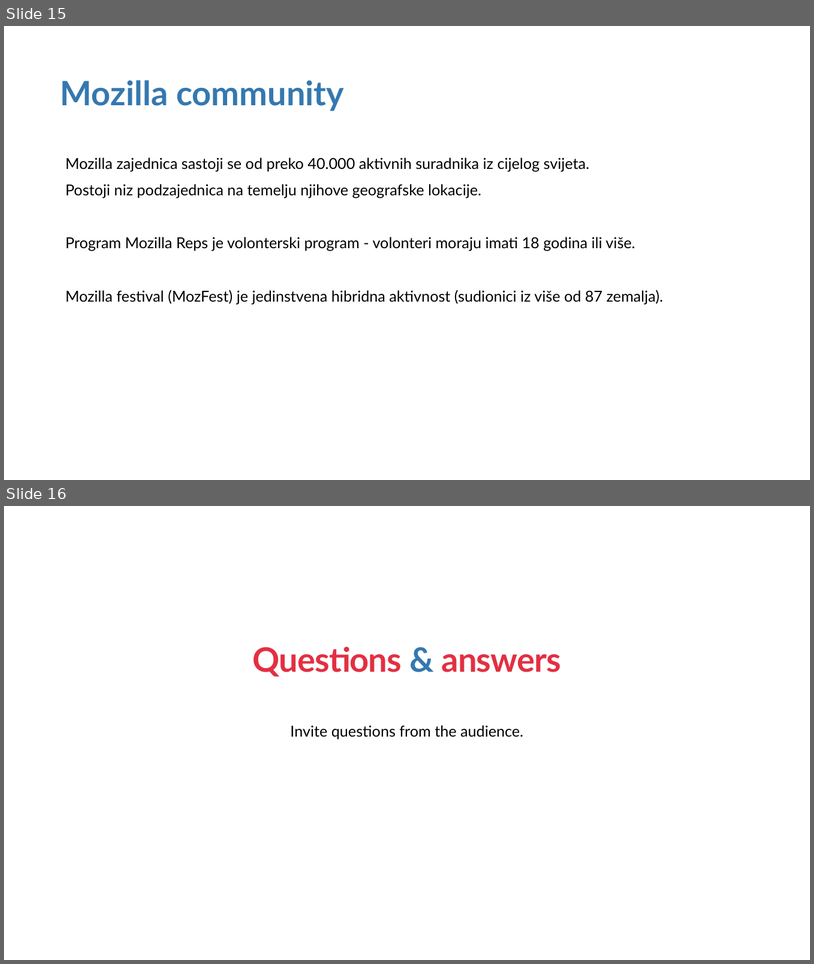
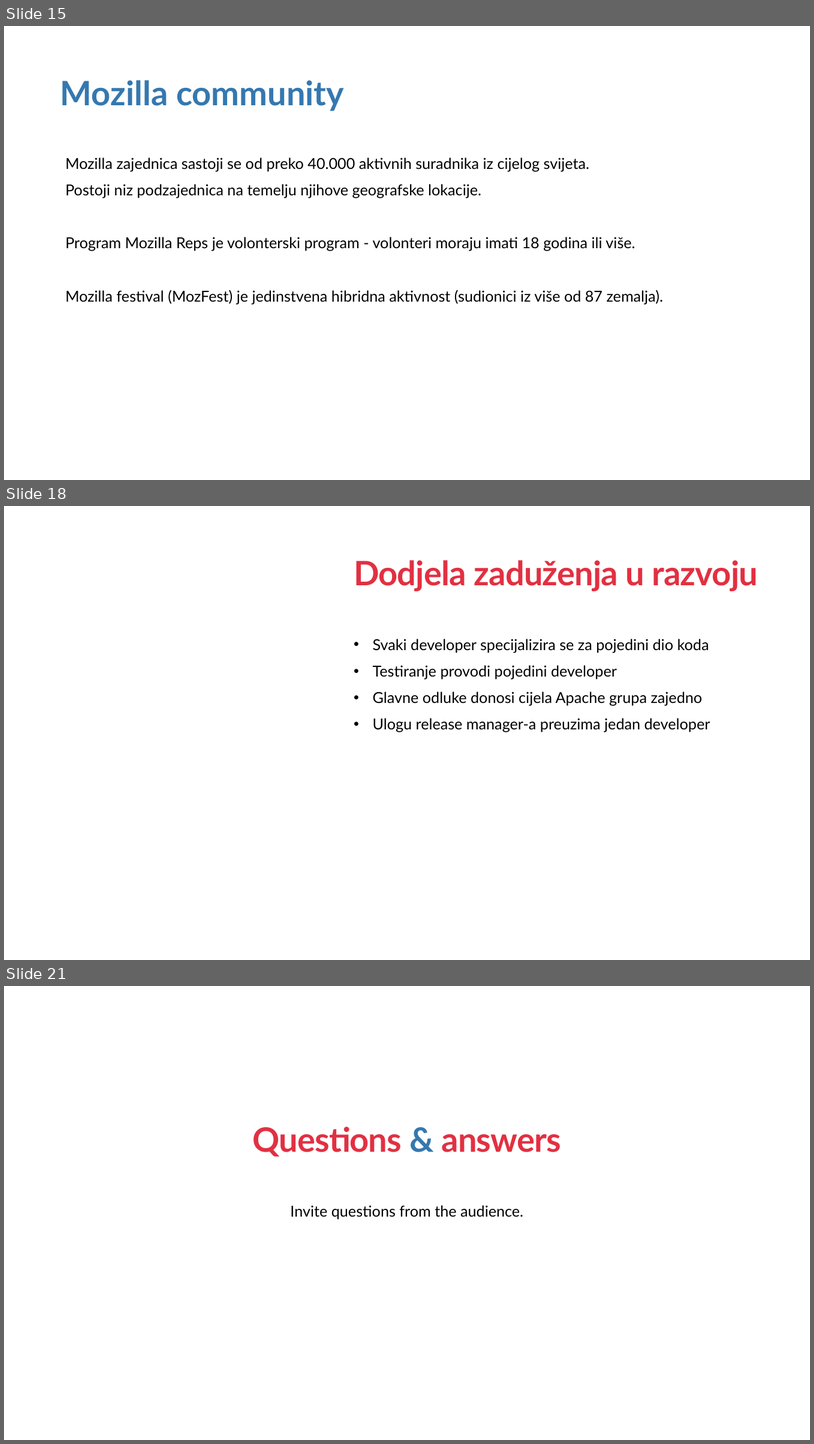
Before and after one commit to CvetkovskiIvor/ProgramskoInzenjerstvoSeminar, a slide deck: Open Source Prezentacija.pptx. Shown one above the other, each under a label of ours: slides 15 and 16 before the commit, slides 15, 18 and 21 after it; the slides between them are not shown. The pictures are 814x964 and 814x1444 pixels, drawn with LibreOffice and Linux fonts; fonts in the diff are those of the drawing; background and template pictures are left out. Boxes give left, top, right and bottom in pixels: in the first picture for what was removed or moved away, otherwise in the second. Text is boxed around its words. In the diff, an @@ line names an element or a change of style, - is before the commit and + after.

```diff
--- a/Open Source Prezentacija.pptx
+++ b/Open Source Prezentacija.pptx
@@ slide 18 added at [4, 506, 810, 960], background #FFFFFF @@
@@ title added at [354, 560, 758, 591], 40 pt, text #E23042, bold @@
+Dodjela zaduženja u razvoju
@@ text added at [373, 639, 711, 732], 18 pt, text #000000 @@
+• Svaki developer specijalizira se za pojedini dio koda
+• Testiranje provodi pojedini developer
+• Glavne odluke donosi cijela Apache grupa zajedno
+• Ulogu release manager-a preuzima jedan developer
@@ what was slide 16 is now slide 21 @@
```
Also in this commit, not shown: 1 slide changed, 4 other slides added.
